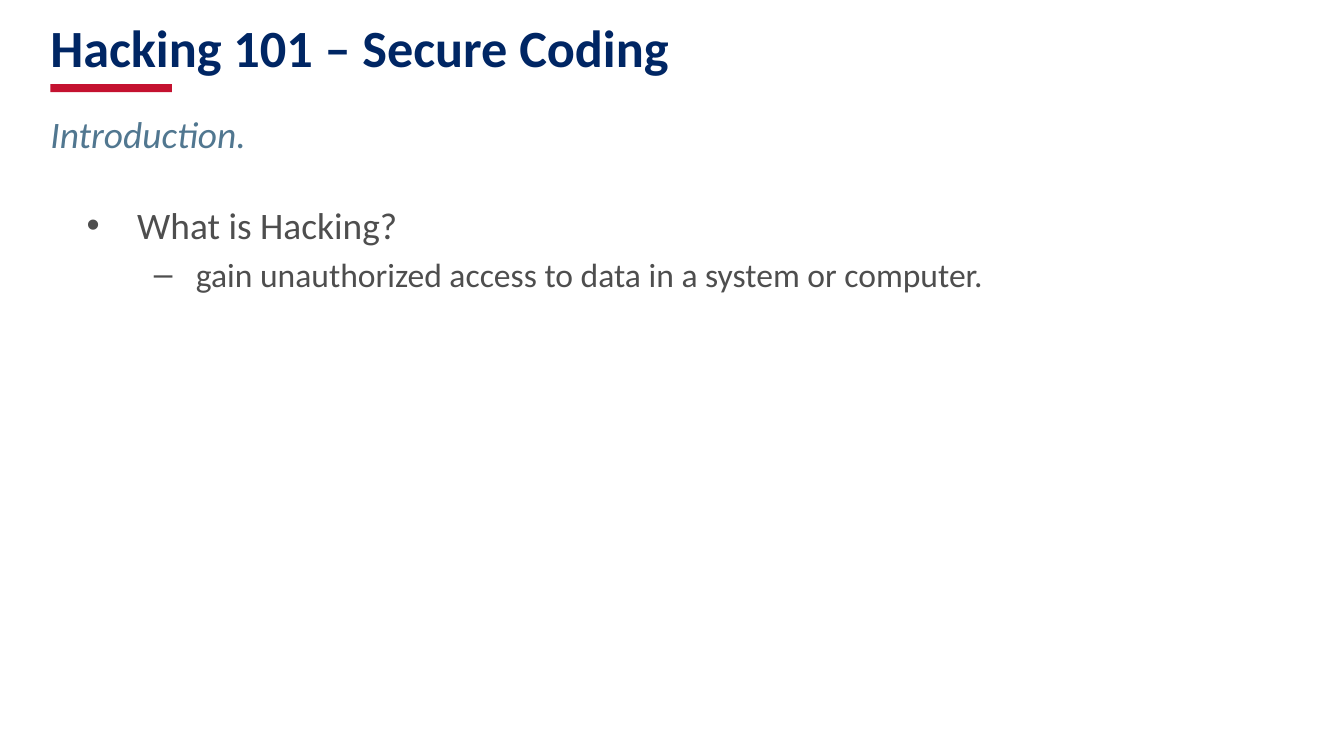
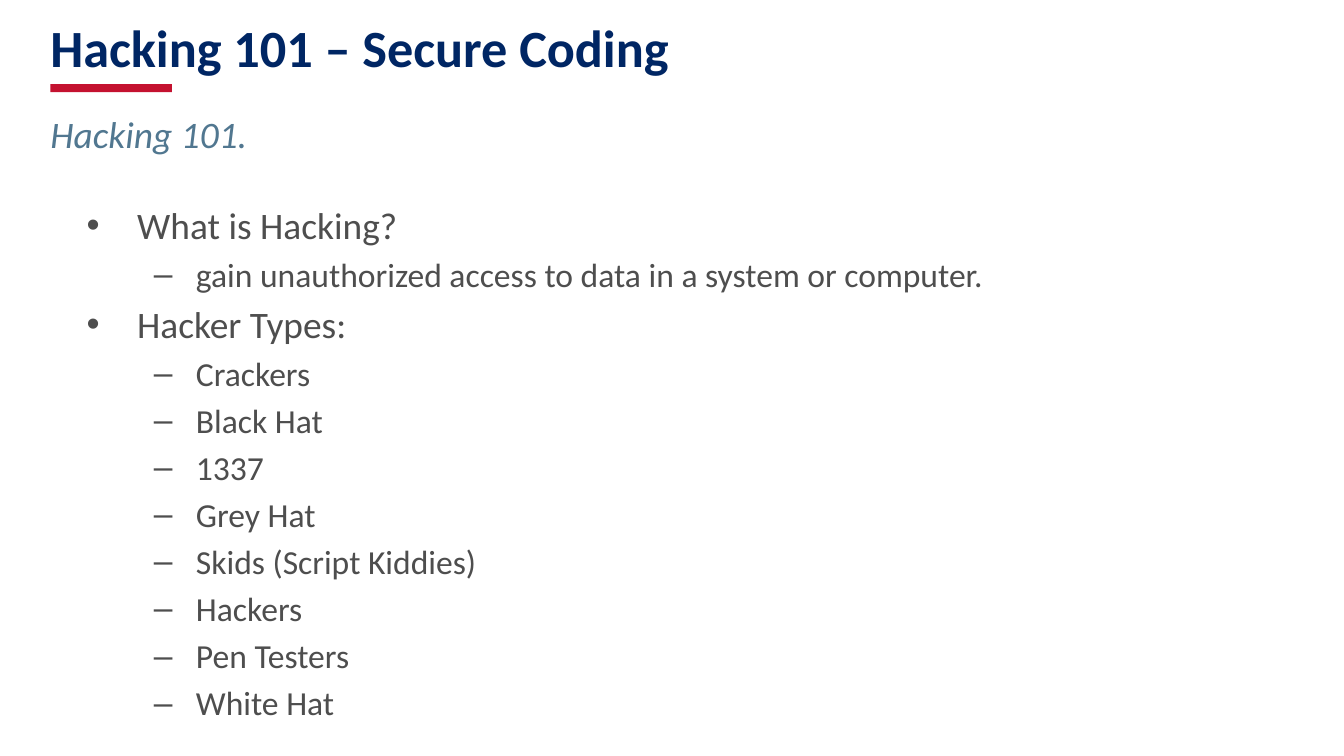
Before and after one commit to pietermyb/securecoding, a slide deck: slide 4 of EOH MC - Hacking 101 - Secure Coding.pptx. Drawn at 1344x756 pixels with LibreOffice and Linux fonts; fonts in the diff are those of the drawing; background and template pictures are left out. Boxes give left, top, right and bottom in pixels: in the first picture for what was removed or moved away, otherwise in the second. Text is boxed around its words. In the diff, an @@ line names an element or a change of style, - is before the commit and + after.

```diff
--- a/EOH MC - Hacking 101 - Secure Coding.pptx
+++ b/EOH MC - Hacking 101 - Secure Coding.pptx
@@ text at [50, 122, 247, 155]: text changed @@
-Introduction.
+Hacking 101.
@@ text at [137, 312, 476, 716]: paragraphs added @@
+• Hacker Types:
+  – Crackers
+  – Black Hat
+  – 1337
+  – Grey Hat
+  – Skids (Script Kiddies)
+  – Hackers
+  – Pen Testers
+  – White Hat
```
Also in this commit, not shown: 1 other slide changed, 1 slide added.
